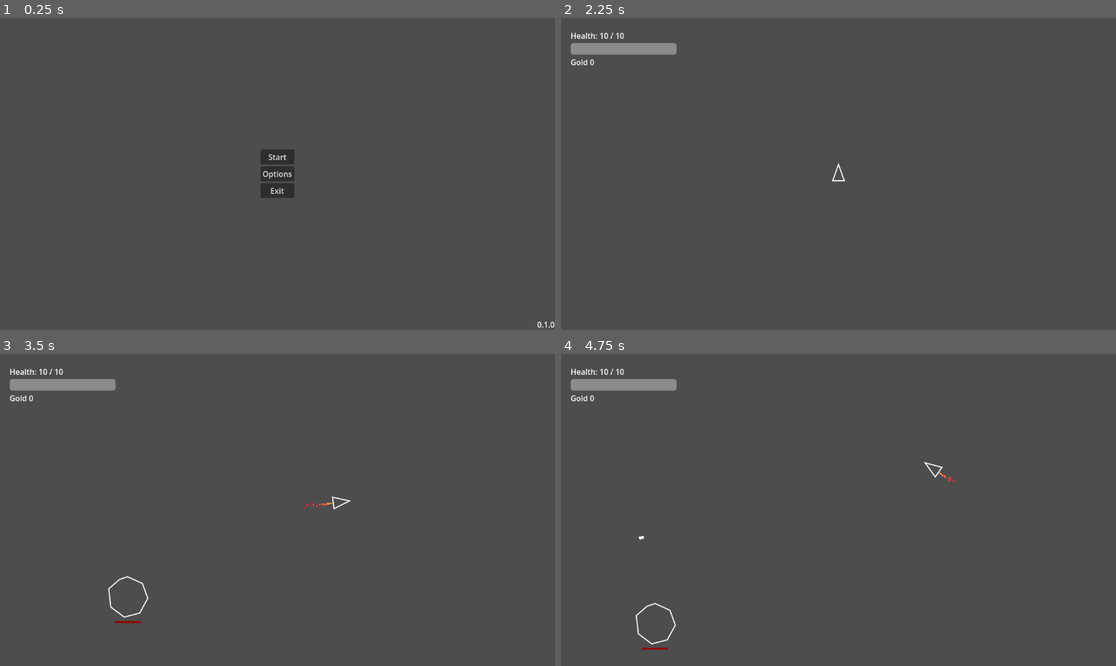
Above: before the commit, frames 1-4 (two rows, left to right).
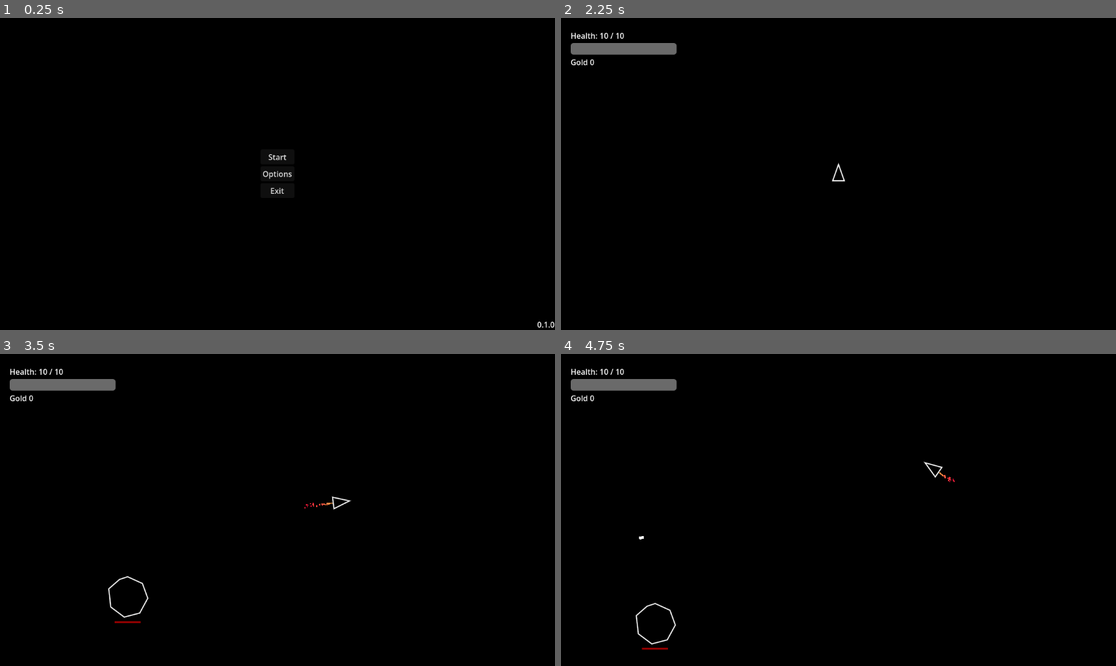
Above: after the commit, the same moments.

Repository: Jarmahent/RogueInvader
Game: Godot game, scene res://main.tscn
Two runs of this game, one before a commit and one after it. Both use one fixed random seed, a clock stepped at 60 frames per second and the inputs below.
Inputs (mouse positions are in pixels of both pictures, inside the frame that each line leads up to):
- Up to frame 1 (0.25 s): no input
- Up to frame 2 (2.25 s): click "Options" at 0.5 s; click "Back" at 1.25 s; click "Start" at 2 s
- Up to frame 3 (3.5 s): tap Enter at 2.75 s; move the mouse to (399, 494) at 2.77 s; hold W (thrust) from 2.78 s (still down); tap Space (dash) at 2.85 s
- Up to frame 4 (4.75 s): move the mouse to (727, 525) at 3.52 s; release W (thrust) at 3.53 s; click (727, 525) at 3.6 s; move the mouse to (894, 441) at 4.27 s; hold W (thrust) from 4.28 s (still down); tap Space (dash) at 4.35 s

The runs differ from the first frame. In frame 1, 100% of the frame differs, in the area x 0-100%, y 0-100%; in frame 2, 100%; in frame 3, 100%; in frame 4, 100%.

Commit message:
Changed background to black and added stats

Diff:
--- a/common/ui/pause_menu/pause_menu.gd
+++ b/common/ui/pause_menu/pause_menu.gd
@@ -5,9 +5,16 @@
 
 # Both button groups are children of the overlay. Showing one group can
 # therefore be done independently of the other.
-@onready var overlay: CenterContainer = $MenuOverlay
-@onready var main_buttons: VBoxContainer = $MenuOverlay/MainButtons
-@onready var options_buttons: VBoxContainer = $MenuOverlay/OptionsButtons
+@onready var overlay: CenterContainer = $CenterContainerOverlay
+@onready var main_buttons: VBoxContainer = (
+	$CenterContainerOverlay/MenuOverlay/MenuOverlay/MainButtons
+)
+@onready var options_buttons: VBoxContainer = (
+	$CenterContainerOverlay/MenuOverlay/MenuOverlay/OptionsButtons
+)
+@onready var stats_label: Label = (
+	$CenterContainerOverlay/MenuOverlay/StatsOverlay/Stats
+)
 
 var market_open: bool = false
 
@@ -19,6 +26,25 @@
 	# We dont need to show the exit to desktop button on the web
 	if OS.has_feature("web"):
 		$MenuOverlay/MainButtons/ExitToDesktop.hide()
+
+
+func _update_stats() -> void:
+	var ship = get_parent().get_node_or_null("Ship")
+	if ship == null or ship.is_queued_for_deletion():
+		stats_label.text = ""
+		return
+
+	stats_label.text = (
+		"SHIP STATS\n\n"
+		+ "Health: %d / %d\n"
+		+ "Projectile damage: %d\n"
+		+ "Projectile speed: %.0f px/s"
+	) % [
+		ship.health,
+		ship.max_health,
+		ship.bullet_damage,
+		ship.bullet_speed
+	]
 
 
 # Handle Escape after the UI has had a chance to use the event.
@@ -40,6 +66,9 @@
 # Pause the whole scene tree and keep the overlay visibility in sync.
 # Reset to the main button group for the next time the menu opens.
 func _set_paused(paused: bool) -> void:
+	if paused:
+		_update_stats()
+
 	get_tree().paused = paused
 	overlay.visible = paused
 	_show_main_menu()
--- a/common/ui/pause_menu/pause_menu.tscn
+++ b/common/ui/pause_menu/pause_menu.tscn
@@ -7,47 +7,67 @@
 layer = 10
 script = ExtResource("1_hdmo1")
 
-[node name="MenuOverlay" type="CenterContainer" parent="." unique_id=1910699683]
+[node name="CenterContainerOverlay" type="CenterContainer" parent="." unique_id=1755287889]
 anchors_preset = 15
 anchor_right = 1.0
 anchor_bottom = 1.0
 grow_horizontal = 2
 grow_vertical = 2
 
-[node name="MainButtons" type="VBoxContainer" parent="MenuOverlay" unique_id=654421116]
+[node name="MenuOverlay" type="HBoxContainer" parent="CenterContainerOverlay" unique_id=1329650117]
+layout_mode = 2
+theme_override_constants/separation = 65
+
+[node name="StatsOverlay" type="VBoxContainer" parent="CenterContainerOverlay/MenuOverlay" unique_id=1659131852]
 layout_mode = 2
 
-[node name="Resume" type="Button" parent="MenuOverlay/MainButtons" unique_id=53206250]
+[node name="Stats" type="Label" parent="CenterContainerOverlay/MenuOverlay/StatsOverlay" unique_id=1471183000]
+layout_mode = 2
+text = "Stats:
+Health: 0
+Damage: 0
+Projectile Speed: 0"
+
+[node name="MenuOverlay" type="CenterContainer" parent="CenterContainerOverlay/MenuOverlay" unique_id=1910699683]
+layout_mode = 2
+
+[node name="Stats" type="Label" parent="CenterContainerOverlay/MenuOverlay/MenuOverlay" unique_id=2142418770]
+layout_mode = 2
+
+[node name="MainButtons" type="VBoxContainer" parent="CenterContainerOverlay/MenuOverlay/MenuOverlay" unique_id=654421116]
+layout_mode = 2
+
+[node name="Resume" type="Button" parent="CenterContainerOverlay/MenuOverlay/MenuOverlay/MainButtons" unique_id=53206250]
 layout_mode = 2
 text = "Resume"
 
-[node name="Options" type="Button" parent="MenuOverlay/MainButtons" unique_id=1181177665]
+[node name="Options" type="Button" parent="CenterContainerOverlay/MenuOverlay/MenuOverlay/MainButtons" unique_id=1181177665]
 layout_mode = 2
 text = "Options"
 
-[node name="ExitToDesktop" type="Button" parent="MenuOverlay/MainButtons" unique_id=1585643448]
+[node name="ExitToDesktop" type="Button" parent="CenterContainerOverlay/MenuOverlay/MenuOverlay/MainButtons" unique_id=1585643448]
 layout_mode = 2
 text = "Exit to Desktop"
 
-[node name="OptionsButtons" type="VBoxContainer" parent="MenuOverlay" unique_id=2093788391]
+[node name="OptionsButtons" type="VBoxContainer" parent="CenterContainerOverlay/MenuOverlay/MenuOverlay" unique_id=2093788391]
 visible = false
 layout_mode = 2
 
-[node name="GraphicalOptions" type="Button" parent="MenuOverlay/OptionsButtons" unique_id=777964064]
+[node name="GraphicalOptions" type="Button" parent="CenterContainerOverlay/MenuOverlay/MenuOverlay/OptionsButtons" unique_id=777964064]
 layout_mode = 2
 disabled = true
 text = "Graphical Options"
 
-[node name="Audio" type="Button" parent="MenuOverlay/OptionsButtons" unique_id=1269995130]
+[node name="Audio" type="Button" parent="CenterContainerOverlay/MenuOverlay/MenuOverlay/OptionsButtons" unique_id=1269995130]
 layout_mode = 2
 disabled = true
 text = "Audio"
 
-[node name="Back" type="Button" parent="MenuOverlay/OptionsButtons" unique_id=508096457]
+[node name="Back" type="Button" parent="CenterContainerOverlay/MenuOverlay/MenuOverlay/OptionsButtons" unique_id=508096457]
 layout_mode = 2
 text = "Back"
 
-[connection signal="pressed" from="MenuOverlay/MainButtons/Resume" to="." method="_on_resume_pressed"]
-[connection signal="pressed" from="MenuOverlay/MainButtons/Options" to="." method="_on_options_pressed"]
-[connection signal="pressed" from="MenuOverlay/MainButtons/ExitToDesktop" to="." method="_on_exit_to_desktop_pressed"]
-[connection signal="pressed" from="MenuOverlay/OptionsButtons/Back" to="." method="_on_back_pressed"]
+[connection signal="pressed" from="CenterContainerOverlay/MenuOverlay/MenuOverlay/MainButtons/Resume" to="." method="_on_resume_pressed"]
+[connection signal="pressed" from="CenterContainerOverlay/MenuOverlay/MenuOverlay/MainButtons/Options" to="." method="_on_options_pressed"]
+[connection signal="pressed" from="CenterContainerOverlay/MenuOverlay/MenuOverlay/MainButtons/ExitToDesktop" to="." method="_on_exit_to_desktop_pressed"]
+[connection signal="pressed" from="CenterContainerOverlay/MenuOverlay/MenuOverlay/OptionsButtons/Back" to="." method="_on_back_pressed"]
--- a/levels/arena/game.gd
+++ b/levels/arena/game.gd
@@ -18,7 +18,7 @@
 
 var gold: int = 0
 var asteroids_destroyed: int = 0
-var stage_targets: Array[int] = [2, 3, 4]
+var stage_targets: Array[int] = [15, 30, 45, 100, 150]
 var stage_index: int = 0
 var stage_kills: int = 0
 var stage_active: bool = true
--- a/project.godot
+++ b/project.godot
@@ -71,3 +71,4 @@
 rendering_device/driver.windows="d3d12"
 renderer/rendering_method="gl_compatibility"
 renderer/rendering_method.mobile="gl_compatibility"
+environment/defaults/default_clear_color=Color(0, 0, 0, 1)
